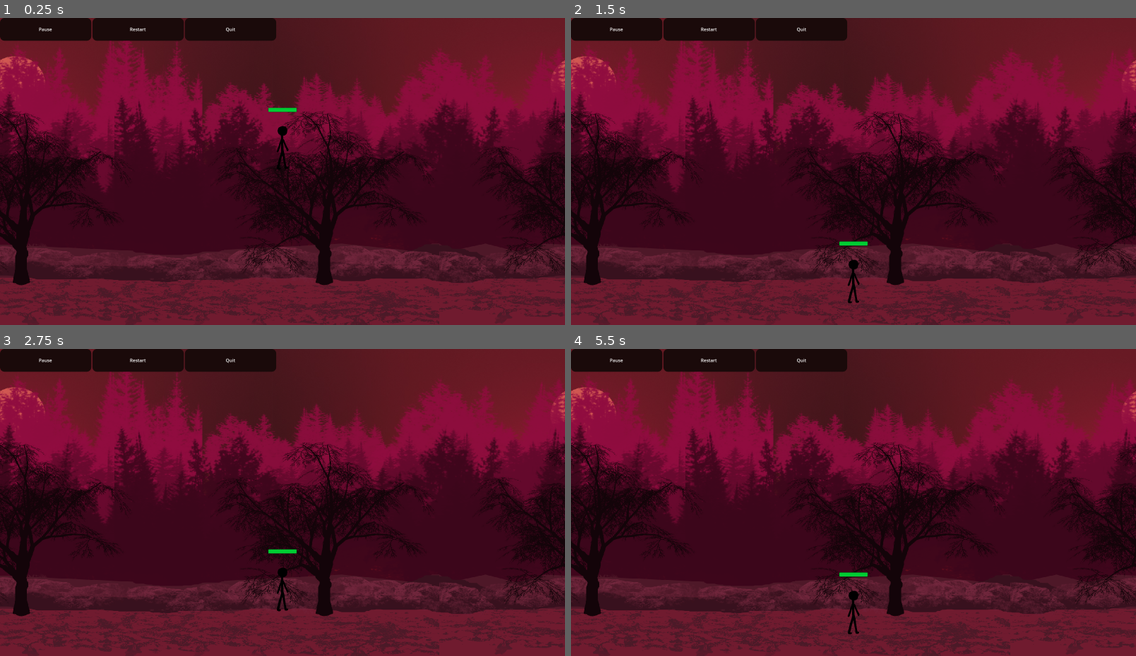
Above: before the commit, frames 1-4 (two rows, left to right).
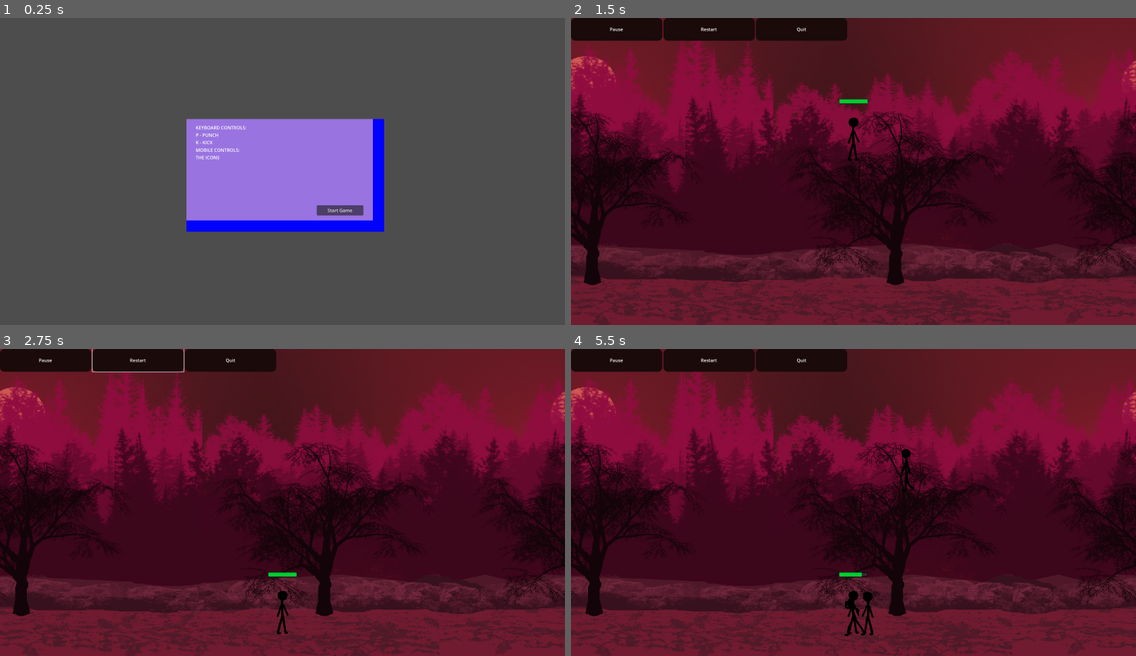
Above: after the commit, the same moments.

Repository: SUGANTH-V-27/stickman
Game: Godot game, scene res://scenes/Menu.tscn
The game is run twice, just before and just after one commit, with the same random seed, the same clock (stepped at 60 frames per second) and the same inputs. Before the commit the project starts from res://scenes/main.tscn.
Inputs (mouse positions are in pixels of both pictures, inside the frame that each line leads up to):
- Up to frame 1 (0.25 s): no input
- Up to frame 2 (1.5 s): click (757, 119) at 0.52 s; click (910, 211) at 1.25 s, where only the run after the commit has a clickable "Start Game"
- Up to frame 3 (2.75 s): click "Restart" at 2 s
- Up to frame 4 (5.5 s): click "Restart" at 2.75 s; click "Restart" at 3.5 s; click (1135, 655) at 4.25 s; click (1135, 655) at 5 s

The runs differ from the first frame. In frame 1, 100% of the frame differs, in the area x 0-100%, y 0-100%; in frame 2, 0.5%; in frame 3, 0.4%; in frame 4, 5.3%.
Error before the commit: Cannot call method 'create_timer' on a null value. (res://Scripts/SpawnSystem.gd:136)

Commit message:
unfinished menu and gamever

Diff:
--- a/project.godot
+++ b/project.godot
@@ -11,7 +11,7 @@
 [application]
 
 config/name="stickmsn"
-run/main_scene="uid://hsx47gtwbfoc"
+run/main_scene="uid://d2rd10wrxtkp7"
 config/features=PackedStringArray("4.5", "Mobile")
 
 [display]
--- /dev/null
+++ b/scenes/Menu.gd
@@ -0,0 +1,65 @@
+extends Control
+
+func _ready():
+	# Make sure the root fills the screen
+	anchor_left = 0.0
+	anchor_top = 0.0
+	anchor_right = 1.0
+	anchor_bottom = 1.0
+
+	# === Instruction Card ===
+	var card = ColorRect.new()
+	card.name = "InstructionCard"
+	card.color = Color("#FFBFCB99") # translucent pink
+	card.anchor_left = 0.33
+	card.anchor_top = 0.33
+	card.anchor_right = 0.66
+	card.anchor_bottom = 0.66
+
+	# StyleBox for maroon border
+	var style = StyleBoxFlat.new()
+	style.border_width_left = 4
+	style.border_width_top = 4
+	style.border_width_right = 4
+	style.border_width_bottom = 4
+	style.border_color = Color("#800000") # maroon
+	card.add_theme_stylebox_override("panel", style)
+
+	add_child(card)
+
+	# === VBoxContainer for instructions ===
+	var vbox = VBoxContainer.new()
+	vbox.name = "InstructionText"
+	vbox.anchor_left = 0.05
+	vbox.anchor_top = 0.05
+	vbox.anchor_right = 0.95
+	vbox.anchor_bottom = 0.85
+	card.add_child(vbox)
+
+	# Keyboard controls label
+	var keyboard_label = Label.new()
+	keyboard_label.text = "KEYBOARD CONTROLS:\nP - PUNCH\nK - KICK"
+	vbox.add_child(keyboard_label)
+
+	# Mobile controls label
+	var mobile_label = Label.new()
+	mobile_label.text = "MOBILE CONTROLS:\nTHE ICONS"
+	vbox.add_child(mobile_label)
+
+	# === Start Button ===
+	var start_button = Button.new()
+	start_button.name = "StartButton"
+	start_button.text = "Start Game"
+	start_button.anchor_left = 0.7
+	start_button.anchor_top = 0.85
+	start_button.anchor_right = 0.95
+	start_button.anchor_bottom = 0.95
+	card.add_child(start_button)
+
+	# Connect button signal
+	start_button.connect("pressed", Callable(self, "_on_start_pressed"))
+
+func _on_start_pressed():
+	var main_scene = preload("res://scenes/main.tscn").instantiate()
+	get_tree().root.add_child(main_scene)
+	queue_free()
--- /dev/null
+++ b/scenes/Menu.tscn
@@ -0,0 +1,36 @@
+[gd_scene load_steps=2 format=3 uid="uid://d2rd10wrxtkp7"]
+
+[ext_resource type="Script" uid="uid://c86dprd1p1xfq" path="res://scenes/Menu.gd" id="1_xdvgc"]
+
+[node name="Menu" type="Control"]
+layout_mode = 3
+anchor_right = 1.0
+anchor_bottom = 1.0
+script = ExtResource("1_xdvgc")
+
+[node name="InstructionCard" type="ColorRect" parent="."]
+layout_mode = 1
+anchors_preset = -1
+anchor_left = 0.33
+anchor_top = 0.33
+anchor_right = 0.66
+anchor_bottom = 0.66
+offset_right = 40.0
+offset_bottom = 40.0
+color = Color(0.003921569, 0.003921569, 1, 1)
+
+[node name="VBoxContainer" type="VBoxContainer" parent="InstructionCard"]
+layout_mode = 0
+offset_right = 40.0
+offset_bottom = 40.0
+
+[node name="KeyboardControls" type="Label" parent="InstructionCard/VBoxContainer"]
+layout_mode = 2
+
+[node name="MobileControls" type="Label" parent="InstructionCard/VBoxContainer"]
+layout_mode = 2
+
+[node name="Button" type="Button" parent="InstructionCard"]
+layout_mode = 0
+offset_right = 8.0
+offset_bottom = 8.0
--- a/scenes/main.tscn
+++ b/scenes/main.tscn
@@ -11,6 +11,7 @@
 [ext_resource type="Texture2D" uid="uid://8x7rmlgaxubu" path="res://assets/backgrounds/red_forest/4.png" id="9_jkv2x"]
 [ext_resource type="Texture2D" uid="uid://ol5sgcloprn" path="res://assets/backgrounds/red_forest/7-edited final.png" id="10_choun"]
 [ext_resource type="PackedScene" uid="uid://b5j4i6mckrlw1" path="res://scenes/HUD.tscn" id="10_ya4ey"]
+[ext_resource type="Texture2D" uid="uid://k8k68okiddu" path="res://assets/backgrounds/gameover.png" id="12_eb6dy"]
 
 [sub_resource type="GDScript" id="GDScript_85g3d"]
 script/source = "extends Node2D
@@ -177,5 +178,15 @@
 
 [node name="Hud" parent="." instance=ExtResource("10_ya4ey")]
 
+[node name="GameOverImage" type="TextureRect" parent="."]
+anchors_preset = 5
+anchor_left = 0.5
+anchor_right = 0.5
+offset_left = -370.0
+offset_right = 370.0
+offset_bottom = 692.0
+grow_horizontal = 2
+texture = ExtResource("12_eb6dy")
+
 [connection signal="pressed" from="UI/AttackButton" to="player" method="_on_attack_button_pressed"]
 [connection signal="pressed" from="UI/KickButton" to="player" method="_on_kick_button_pressed"]
--- a/scenes/player.gd
+++ b/scenes/player.gd
@@ -1,4 +1,3 @@
-
 
 extends CharacterBody2D
 
Binary file added: assets/backgrounds/gameover.png
Not shown, added: assets/backgrounds/gameover.png.import
Not shown, added: scenes/Menu.gd.uid
Not shown: 1 places in scenes/main.tscn that only renumber resources
Not shown, added: .DS_Store
Not shown, added: assets/.DS_Store
